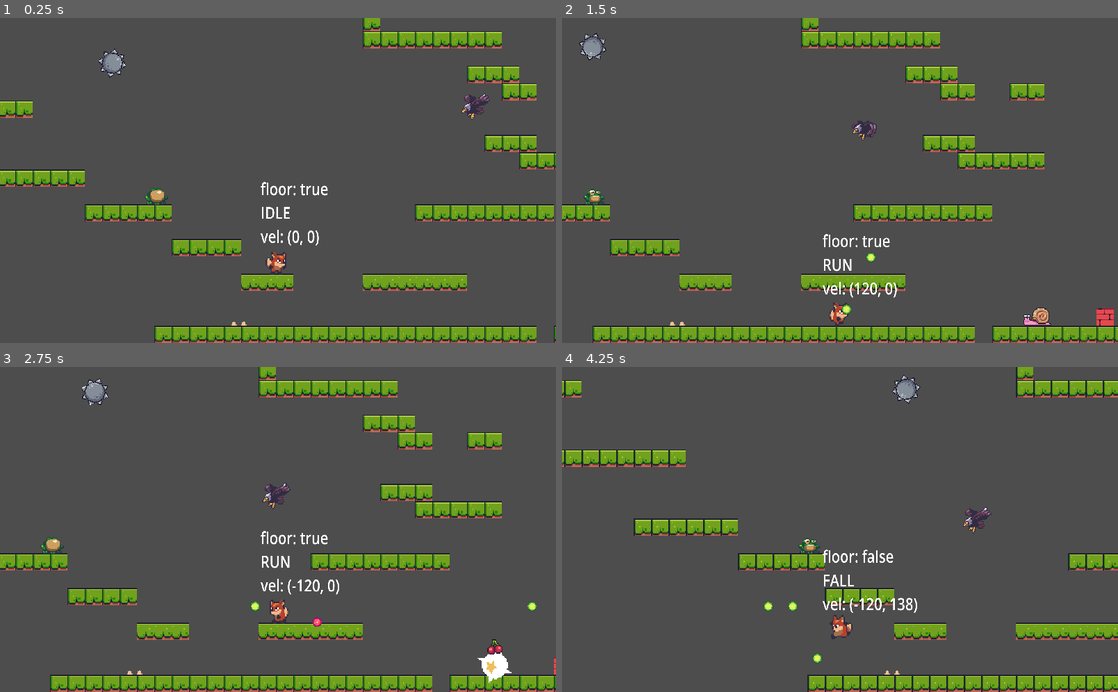
Above: before the commit, frames 1-4 (two rows, left to right).
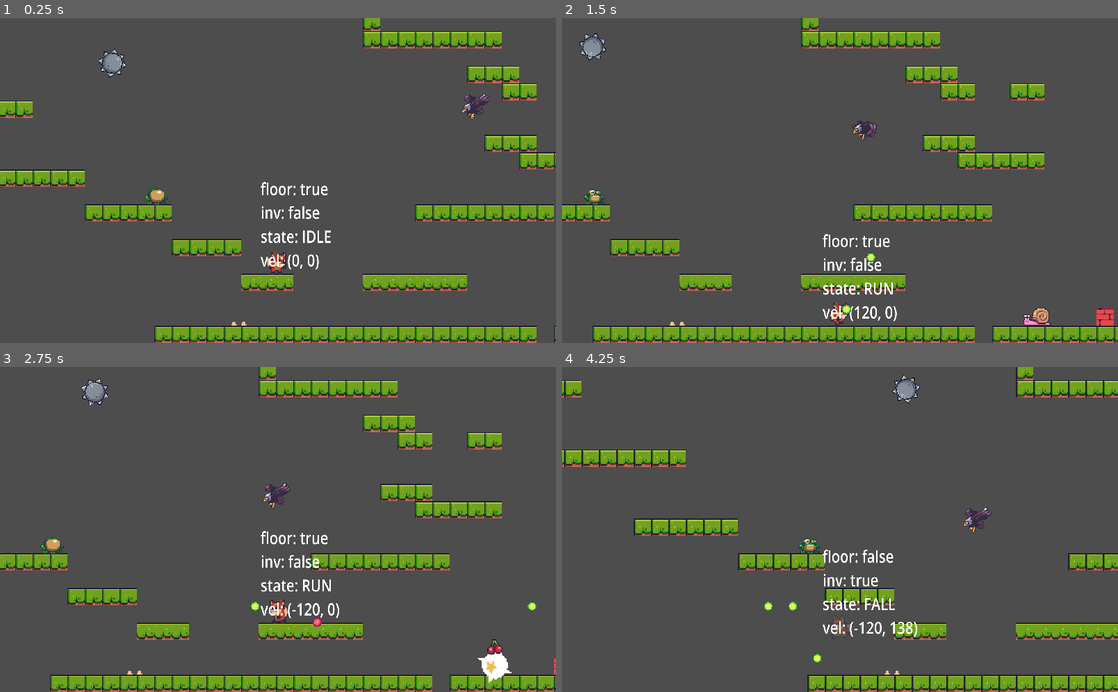
Above: after the commit, the same moments.

Repository: niamh-d/godot-foxy-2d-platformer
Game: Godot game, scene res://scenes/level_base/level_base.tscn
The game is run twice, just before and just after one commit, with the same random seed, the same clock (stepped at 60 frames per second) and the same inputs.
Inputs:
- Up to frame 1 (0.25 s): no input
- Up to frame 2 (1.5 s): hold Right (right) from 0.53 s (still down); tap E (shoot) at 0.6, 1.35 s; tap Space (jump) at 0.77 s
- Up to frame 3 (2.75 s): tap Space (jump) at 1.52 s; release Right (right) at 2.03 s; hold Left (left) from 2.03 s (still down); tap E (shoot) at 2.1 s
- Up to frame 4 (4.25 s): keep holding Left (left); tap E (shoot) at 2.85, 3.6 s; tap Space (jump) at 3.02, 3.77 s

The runs differ from the first frame. In frame 1, 0.5% of the frame differs, in the area x 46-60%, y 57-78%; in frame 2, 0.6%; in frame 3, 0.6%; in frame 4, 0.8%, in the area x 46-64%, y 63-84%.

Commit message:
invincible

Diff:
--- a/scenes/player/player.gd
+++ b/scenes/player/player.gd
@@ -13,9 +13,12 @@
 @onready var debug_label: Label = $DebugLabel
 @onready var animation_player: AnimationPlayer = $AnimationPlayer
 @onready var shooter: Node2D = $Shooter
+@onready var invincible_timer: Timer = $InvincibleTimer
+@onready var invincible_player: AnimationPlayer = $InvinciblePlayer
 
 
 var _state: PlayerState = PlayerState.IDLE
+var _is_invincible: bool = false
 
 func _ready() -> void:
 	pass # Replace with function body.
@@ -34,8 +37,8 @@
 		shoot()
 
 func update_debug_label() -> void:
-	debug_label.text = "floor: %s\n%s\nvel: (%.0f, %.0f)" % [
-		is_on_floor(),
+	debug_label.text = "floor: %s\ninv: %s\nstate: %s\nvel: (%.0f, %.0f)" % [
+		is_on_floor(), _is_invincible,
 		PlayerState.keys()[_state],
 		velocity.x, velocity.y
 	]
@@ -87,3 +90,20 @@
 			set_state(PlayerState.FALL)
 		else:
 			set_state(PlayerState.JUMP)
+
+func go_invincible() -> void:
+	_is_invincible = true
+	invincible_player.play("invincible")
+	invincible_timer.start()
+
+func apply_hit() -> void:
+	if _is_invincible:
+		return
+	go_invincible()
+
+func _on_invincible_timer_timeout() -> void:
+	_is_invincible = false
+	invincible_player.stop()
+
+func _on_hit_box_area_entered(area: Area2D) -> void:
+	apply_hit()
--- a/scenes/player/player.tscn
+++ b/scenes/player/player.tscn
@@ -122,6 +122,45 @@
 [sub_resource type="CapsuleShape2D" id="CapsuleShape2D_ijwwc"]
 radius = 6.0
 height = 18.0
+
+[sub_resource type="Animation" id="Animation_7q254"]
+resource_name = "invincible"
+length = 0.4
+loop_mode = 1
+step = 0.1
+tracks/0/type = "value"
+tracks/0/imported = false
+tracks/0/enabled = true
+tracks/0/path = NodePath("Sprite2D:self_modulate")
+tracks/0/interp = 1
+tracks/0/loop_wrap = true
+tracks/0/keys = {
+"times": PackedFloat32Array(0, 0.1, 0.2),
+"transitions": PackedFloat32Array(1, 1, 1),
+"update": 0,
+"values": [Color(1, 1, 1, 1), Color(1, 1, 1, 0.0117647), Color(1, 1, 1, 1)]
+}
+
+[sub_resource type="Animation" id="Animation_ac3kj"]
+length = 0.001
+tracks/0/type = "value"
+tracks/0/imported = false
+tracks/0/enabled = true
+tracks/0/path = NodePath("Sprite2D:self_modulate")
+tracks/0/interp = 1
+tracks/0/loop_wrap = true
+tracks/0/keys = {
+"times": PackedFloat32Array(0),
+"transitions": PackedFloat32Array(1),
+"update": 0,
+"values": [Color(1, 1, 1, 1)]
+}
+
+[sub_resource type="AnimationLibrary" id="AnimationLibrary_mp853"]
+_data = {
+"RESET": SubResource("Animation_ac3kj"),
+"invincible": SubResource("Animation_7q254")
+}
 
 [node name="Player" type="CharacterBody2D" groups=["Moveables", "Player"]]
 collision_layer = 0
@@ -168,3 +207,15 @@
 [node name="CollisionShape2D" type="CollisionShape2D" parent="HitBox"]
 position = Vector2(0, 5)
 shape = SubResource("CapsuleShape2D_ijwwc")
+
+[node name="InvincibleTimer" type="Timer" parent="."]
+wait_time = 3.0
+one_shot = true
+
+[node name="InvinciblePlayer" type="AnimationPlayer" parent="."]
+libraries = {
+"": SubResource("AnimationLibrary_mp853")
+}
+
+[connection signal="area_entered" from="HitBox" to="." method="_on_hit_box_area_entered"]
+[connection signal="timeout" from="InvincibleTimer" to="." method="_on_invincible_timer_timeout"]
Not shown: 1 places in scenes/player/player.tscn that only renumber resources
